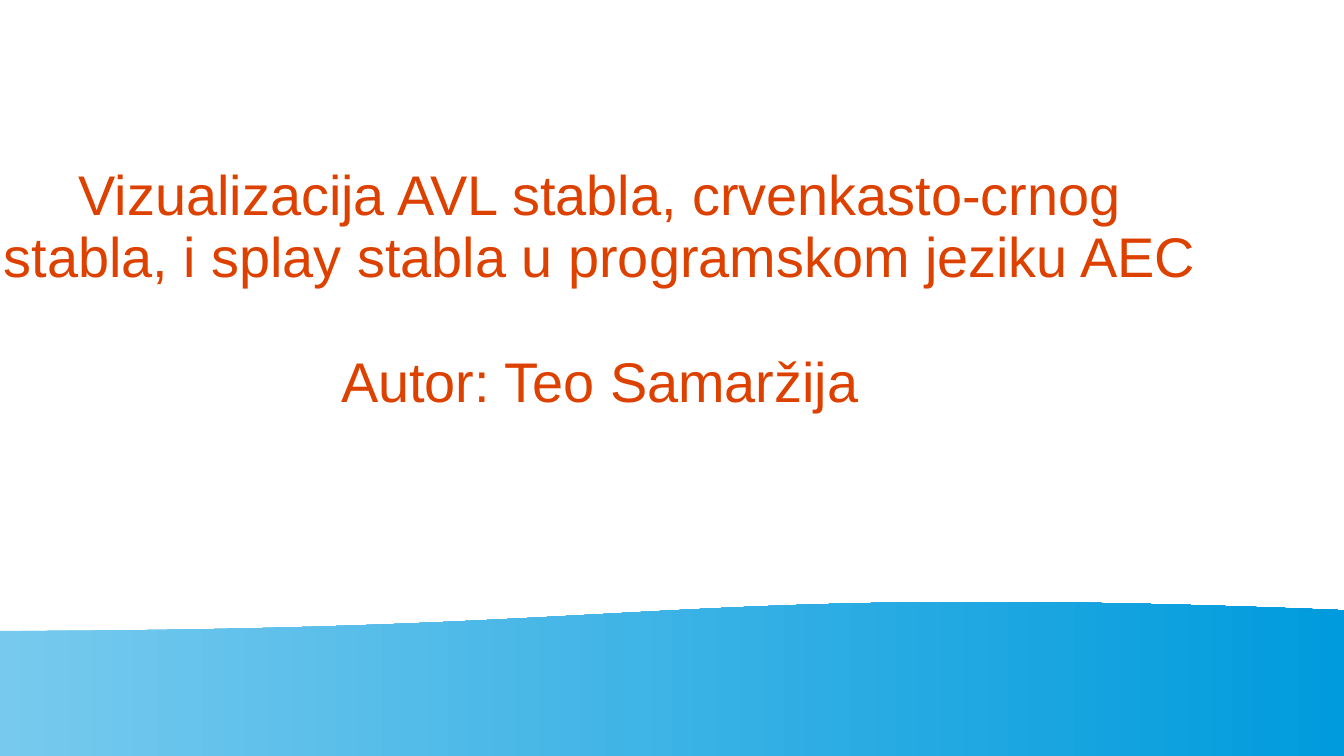
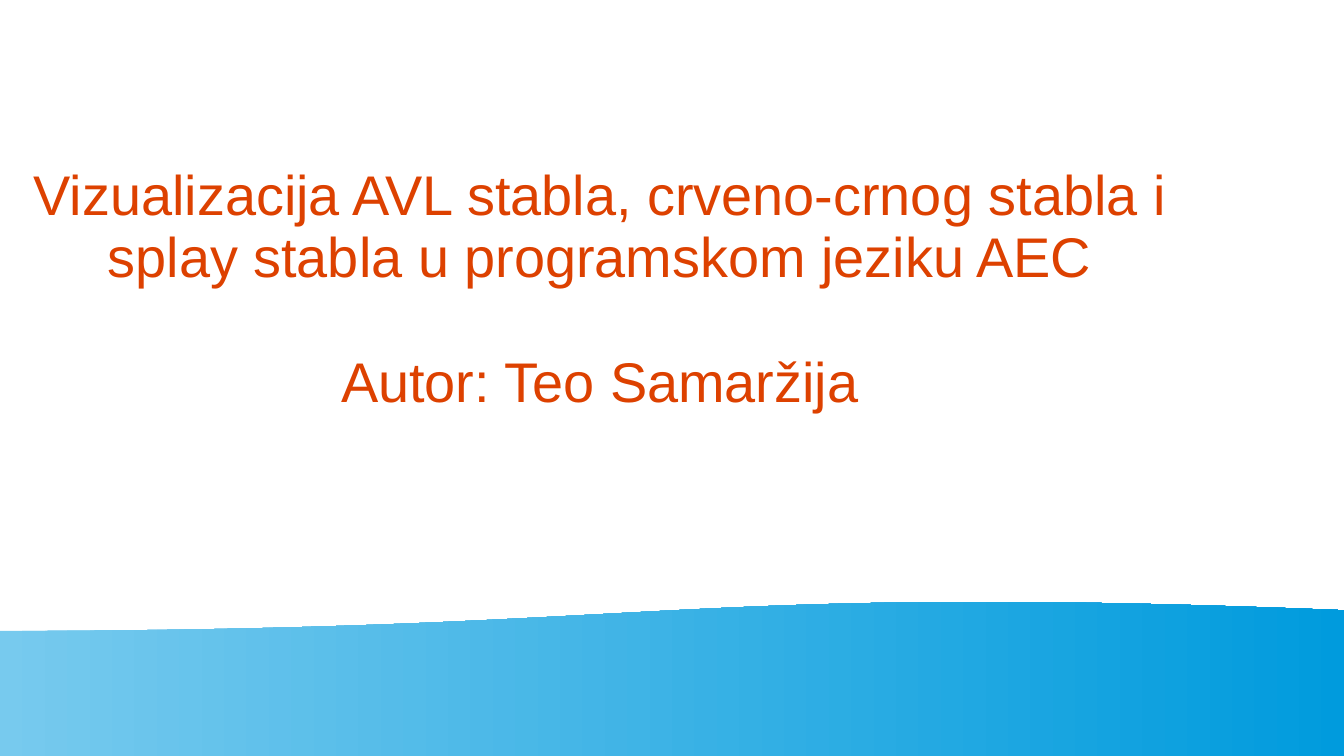
Before and after one commit to FlatAssembler/AECforWebAssembly, a slide deck: slide 1 of vizualizacija_stabala.ppt. Drawn at 1344x756 pixels with LibreOffice and Linux fonts; fonts in the diff are those of the drawing. Boxes give left, top, right and bottom in pixels: in the first picture for what was removed or moved away, otherwise in the second. Text is boxed around its words. In the diff, an @@ line names an element or a change of style, - is before the commit and + after.

Commit message:
Fixed some typos and grammar errors

```diff
--- a/vizualizacija_stabala.ppt
+++ b/vizualizacija_stabala.ppt
@@ title at (34,174,1165,411): text changed @@
-Vizualizacija AVL stabla, crvenkasto-crnog stabla, i splay stabla u programskom jeziku AEC
-Autor: Teo Samaržija
+Vizualizacija AVL stabla, crveno-crnog stabla i splay stabla u programskom jeziku AEC
+Autor: Teo Samaržija
```
Also in this commit, not shown: 7 other slides changed.
